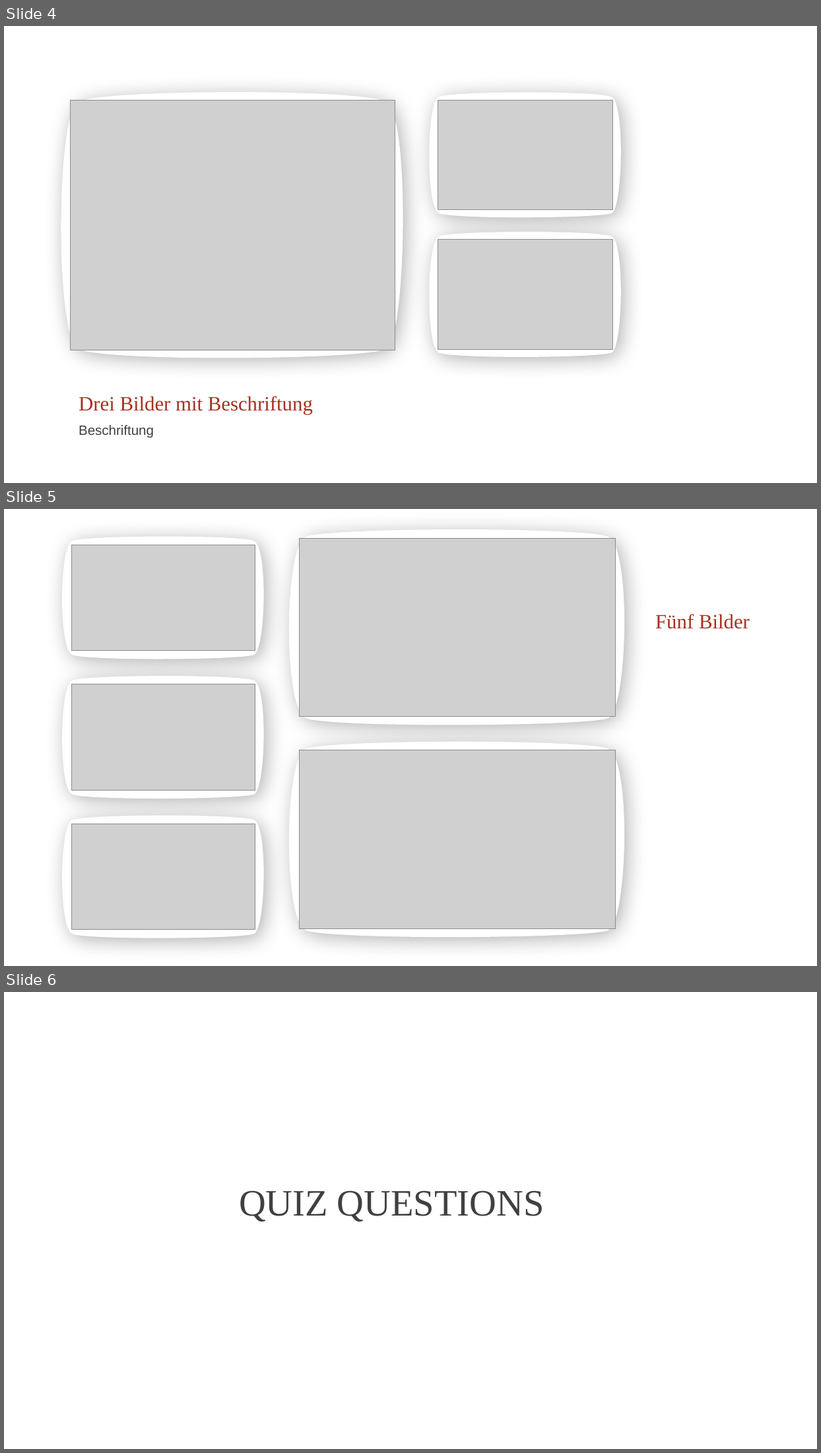
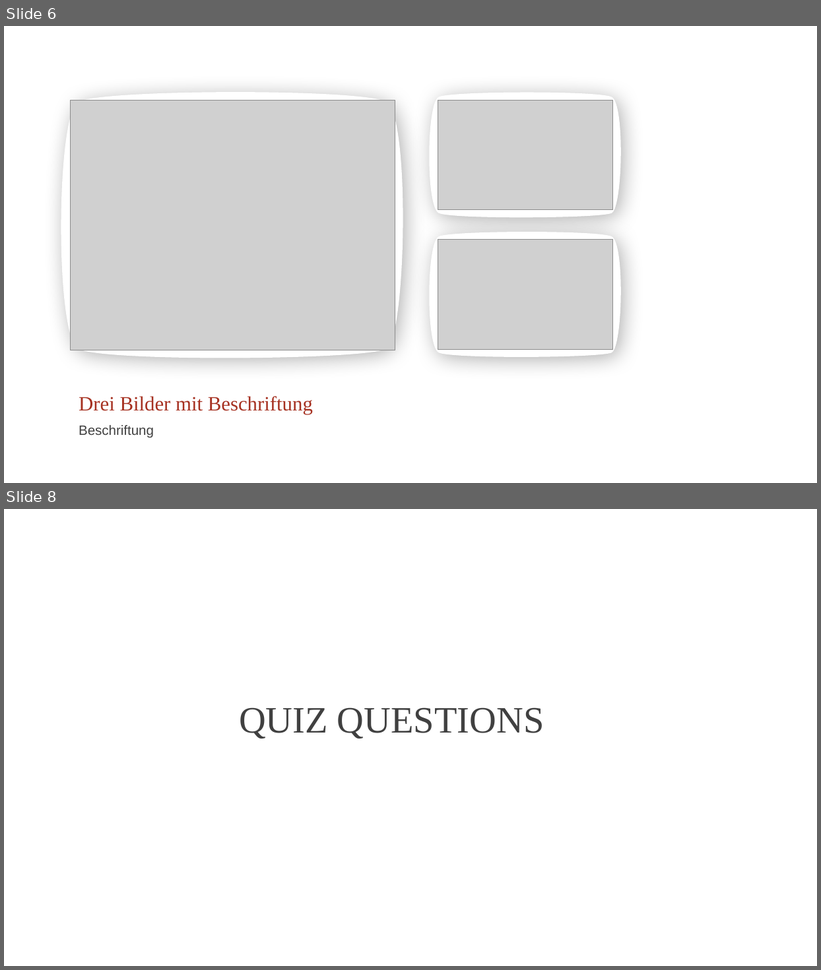
Before and after one commit to DarioStalder/INTROTeam16, a slide deck: projects/RECAP SW1 29.pptx. Shown one above the other, each under a label of ours: slides 4, 5 and 6 before the commit, slides 6 and 8 after it; the slides between them are not shown. The pictures are 821x1453 and 821x970 pixels, drawn with LibreOffice and Linux fonts; fonts in the diff are those of the drawing; grey boxes stand for pictures; background and template pictures are left out. Boxes give left, top, right and bottom in pixels: in the first picture for what was removed or moved away, otherwise in the second. Text is boxed around its words. In the diff, an @@ line names an element or a change of style, - is before the commit and + after.

```diff
--- a/projects/RECAP SW1 29.pptx
+++ b/projects/RECAP SW1 29.pptx
@@ slide 5 removed at (x1=4, y1=509, x2=817, y2=966), background picture (left out) @@
@@ freeform shape removed at (x1=283, y1=527, x2=632, y2=728) @@
@@ freeform shape removed at (x1=58, y1=535, x2=268, y2=661) @@
@@ picture removed at (x1=72, y1=545, x2=255, y2=651) @@
@@ picture removed at (x1=299, y1=538, x2=616, y2=717) @@
@@ title removed at (x1=655, y1=614, x2=750, y2=629) @@
-Fünf Bilder
@@ freeform shape removed at (x1=58, y1=674, x2=268, y2=801) @@
@@ picture removed at (x1=72, y1=685, x2=255, y2=791) @@
@@ freeform shape removed at (x1=283, y1=739, x2=632, y2=940) @@
@@ picture removed at (x1=299, y1=751, x2=616, y2=929) @@
@@ freeform shape removed at (x1=58, y1=814, x2=268, y2=940) @@
@@ picture removed at (x1=72, y1=824, x2=255, y2=931) @@
@@ what was slide 4 is now slide 6 @@
@@ what was slide 6 is now slide 8 @@
```
Also in this commit, not shown: 3 slides changed, 3 slides added.
